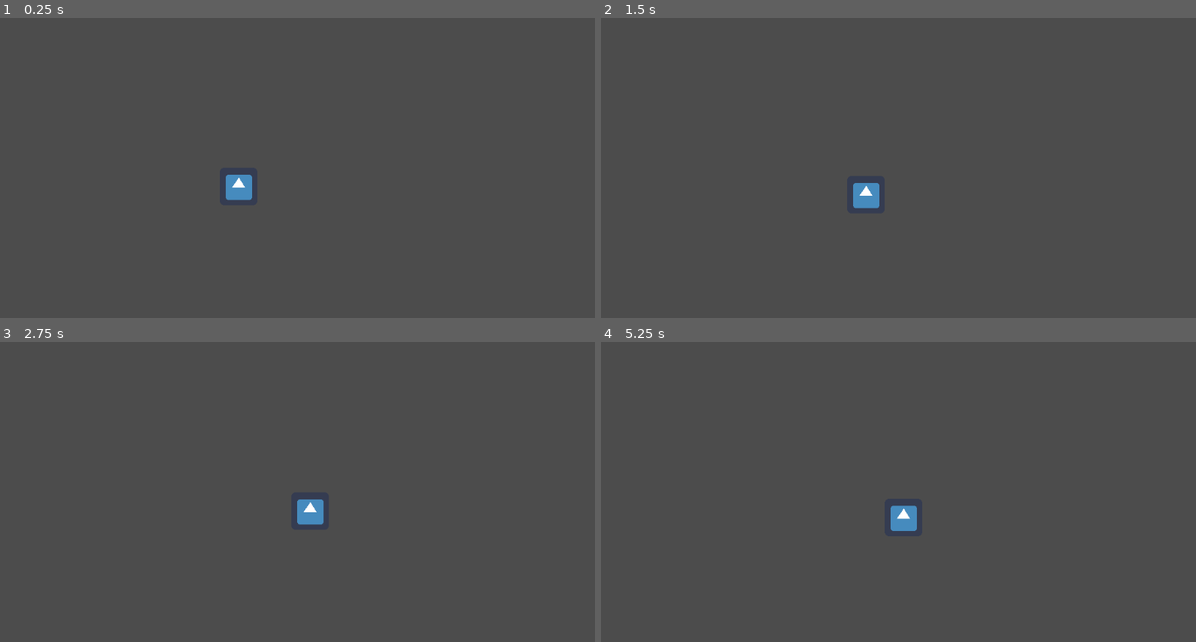
Above: before the commit, frames 1-4 (two rows, left to right).
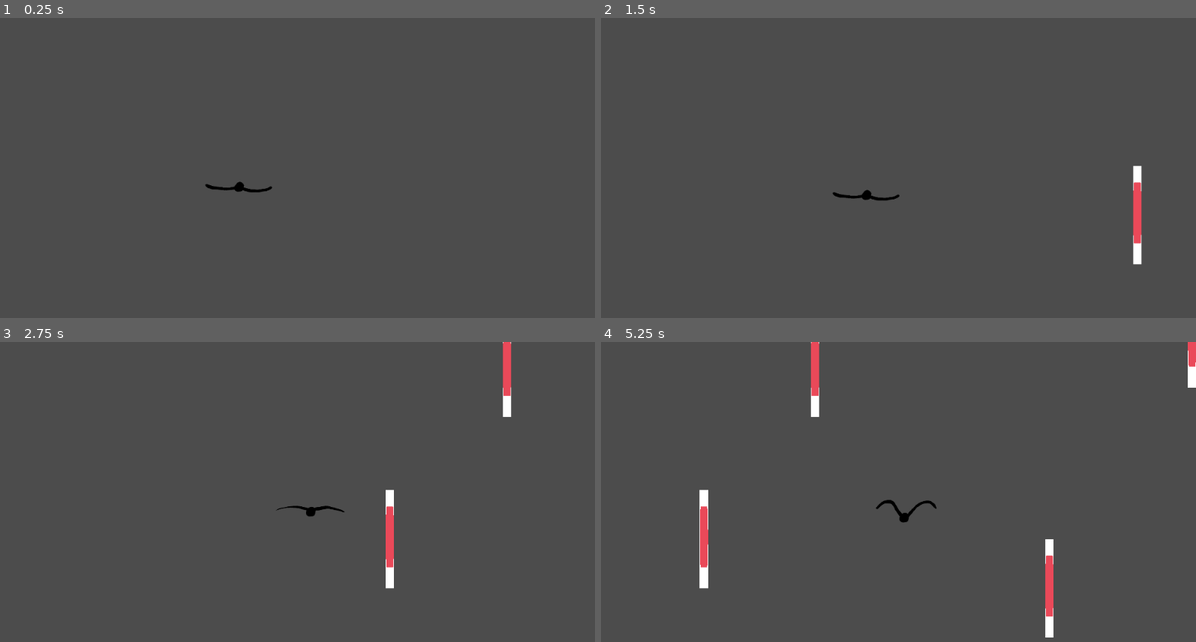
Above: after the commit, the same moments.

Repository: Coursaux/String-game
Game: Godot game, scene res://Main.tscn
The game is run twice, just before and just after one commit, with the same random seed, the same clock (stepped at 60 frames per second) and the same inputs. The engine's default icon, where the game draws it, is replaced by a stand-in: a white triangle on a blue panel in a dark square.
Inputs (mouse positions are in pixels of both pictures, inside the frame that each line leads up to):
- Up to frame 1 (0.25 s): no input
- Up to frame 2 (1.5 s): tap Enter at 0.5 s; move the mouse to (1029, 177) at 0.52 s; move the mouse to (868, 195) at 1.27 s
- Up to frame 3 (2.75 s): move the mouse to (309, 510) at 2.02 s
- Up to frame 4 (5.25 s): move the mouse to (886, 522) at 2.77 s; move the mouse to (940, 522) at 3.52 s; move the mouse to (850, 513) at 4.27 s; move the mouse to (904, 516) at 5.02 s

The runs differ from the first frame. In frame 1, 0.4% of the frame differs, in the area x 34-46%, y 52-61%; in frame 2, 0.9%; in frame 3, 1.3%; in frame 4, 2.0%, in the area x 16-100%, y 0-99%.

Commit message:
things spawn and move

Diff:
--- a/String/Character.gd
+++ b/String/Character.gd
@@ -1,7 +1,6 @@
 extends KinematicBody2D
 
 func _input(event):
-	Input.set_mouse_mode(Input.MOUSE_MODE_CAPTURED)
    # Mouse in viewport coordinates
 	if event is InputEventMouseMotion:
 		set_position(event.position)
--- a/String/Character.tscn
+++ b/String/Character.tscn
@@ -1,25 +1,31 @@
-[gd_scene load_steps=5 format=2]
+[gd_scene load_steps=10 format=2]
 
 [ext_resource path="res://Character.gd" type="Script" id=1]
-[ext_resource path="res://icon.png" type="Texture" id=2]
+[ext_resource path="res://Sprites/Wings/Wings_0.png" type="Texture" id=2]
+[ext_resource path="res://Sprites/Wings/Wings_1.png" type="Texture" id=3]
+[ext_resource path="res://Sprites/Wings/Wings_2.png" type="Texture" id=4]
+[ext_resource path="res://Sprites/Wings/Wings_3.png" type="Texture" id=5]
+[ext_resource path="res://Sprites/Wings/Wings_4.png" type="Texture" id=6]
+[ext_resource path="res://Sprites/Wings/Wings_5.png" type="Texture" id=7]
 
 [sub_resource type="SpriteFrames" id=1]
 
 animations = [ {
-"frames": [ ExtResource( 2 ) ],
+"frames": [ ExtResource( 2 ), ExtResource( 3 ), ExtResource( 4 ), ExtResource( 5 ), ExtResource( 6 ), ExtResource( 7 ) ],
 "loop": true,
 "name": "default",
-"speed": 5.0
+"speed": 10.0
 } ]
 
 [sub_resource type="RectangleShape2D" id=2]
 
 custom_solver_bias = 0.0
-extents = Vector2( 32, 32 )
+extents = Vector2( 36.758, 21.3333 )
 
 [node name="character" type="KinematicBody2D"]
 
-position = Vector2( 32, 32 )
+position = Vector2( 64, 64 )
+scale = Vector2( 1.5, 1.5 )
 input_pickable = false
 collision_layer = 1
 collision_mask = 1
@@ -32,9 +38,15 @@
 
 [node name="AnimatedSprite" type="AnimatedSprite" parent="." index="0"]
 
+position = Vector2( 0, 4.76837e-07 )
+scale = Vector2( 0.284444, 0.284444 )
 frames = SubResource( 1 )
 animation = "default"
+frame = 3
+playing = true
+_sections_unfolded = [ "Transform" ]
 
 [node name="CollisionShape2D" type="CollisionShape2D" parent="." index="1"]
 
+position = Vector2( 0.951611, -10.0351 )
 shape = SubResource( 2 )
--- /dev/null
+++ b/String/Main.gd
@@ -0,0 +1,27 @@
+extends Node
+
+# class member variables go here, for example:
+# var a = 2
+# var b = "textvar"
+
+func _ready():
+	# Called when the node is added to the scene for the first time.
+	# Initialization here
+	Input.set_mouse_mode(Input.MOUSE_MODE_HIDDEN)
+
+#func _process(delta):
+#	# Called every frame. Delta is time since last frame.
+#	# Update game logic here.
+#	pass
+
+
+func _on_Timer_timeout():
+	spawn()
+	$Spawn.wait_time = rand_range(1, 2);
+
+func spawn():
+	var obstacle = preload("res://Wall.tscn")
+	var obstacleInstance = obstacle.instance()
+	var random = Vector2(1024, rand_range(0, 500))
+	obstacleInstance.set_position(random)
+	get_node("/root/Main").add_child(obstacleInstance)
--- a/String/Main.tscn
+++ b/String/Main.tscn
@@ -1,9 +1,21 @@
-[gd_scene load_steps=2 format=2]
+[gd_scene load_steps=3 format=2]
 
-[ext_resource path="res://Character.tscn" type="PackedScene" id=1]
+[ext_resource path="res://Main.gd" type="Script" id=1]
+[ext_resource path="res://Character.tscn" type="PackedScene" id=2]
 
-[node name="Main" type="Node" index="0"]
+[node name="Main" type="Node"]
 
-[node name="character" parent="." index="0" instance=ExtResource( 1 )]
+script = ExtResource( 1 )
+
+[node name="character" parent="." index="0" instance=ExtResource( 2 )]
 
 position = Vector2( 416, 288 )
+
+[node name="Spawn" type="Timer" parent="." index="1"]
+
+process_mode = 1
+wait_time = 1.0
+one_shot = false
+autostart = true
+
+[connection signal="timeout" from="Spawn" to="." method="_on_Timer_timeout"]
--- /dev/null
+++ b/String/Wall.gd
@@ -0,0 +1,11 @@
+extends KinematicBody2D
+
+var motion = Vector2()
+
+func _physics_process(delta):
+	motion.x = -200
+	move_and_slide(motion)
+
+func _on_Timer_timeout():
+	hide()
+	$CollisionShape2D.disabled = true
--- /dev/null
+++ b/String/Wall.tscn
@@ -0,0 +1,38 @@
+[gd_scene load_steps=4 format=2]
+
+[ext_resource path="res://Wall.gd" type="Script" id=1]
+[ext_resource path="res://9qkvh.jpg" type="Texture" id=2]
+
+[sub_resource type="RectangleShape2D" id=1]
+
+custom_solver_bias = 0.0
+extents = Vector2( 10, 64 )
+
+[node name="Wall" type="KinematicBody2D" index="0"]
+
+position = Vector2( 992, 576 )
+input_pickable = false
+collision_layer = 1
+collision_mask = 1
+collision/safe_margin = 0.08
+script = ExtResource( 1 )
+
+[node name="Sprite" type="Sprite" parent="." index="0"]
+
+position = Vector2( 0, -64 )
+scale = Vector2( 0.00768228, 0.240803 )
+texture = ExtResource( 2 )
+
+[node name="CollisionShape2D" type="CollisionShape2D" parent="." index="1"]
+
+position = Vector2( 0, -64 )
+shape = SubResource( 1 )
+
+[node name="Timer" type="Timer" parent="." index="2"]
+
+process_mode = 1
+wait_time = 5.2
+one_shot = false
+autostart = true
+
+[connection signal="timeout" from="Timer" to="." method="_on_Timer_timeout"]
Binary file added: String/9qkvh.jpg
Not shown, added: String/9qkvh.jpg.import
Binary file added: String/Sprites/Wings/Wings_0.png
Not shown, added: String/Sprites/Wings/Wings_0.png.import
Binary file added: String/Sprites/Wings/Wings_1.png
Not shown, added: String/Sprites/Wings/Wings_1.png.import
Binary file added: String/Sprites/Wings/Wings_2.png
Not shown, added: String/Sprites/Wings/Wings_2.png.import
Binary file added: String/Sprites/Wings/Wings_3.png
Not shown, added: String/Sprites/Wings/Wings_3.png.import
Binary file added: String/Sprites/Wings/Wings_4.png
Not shown, added: String/Sprites/Wings/Wings_4.png.import
(and 2 more such lines)
